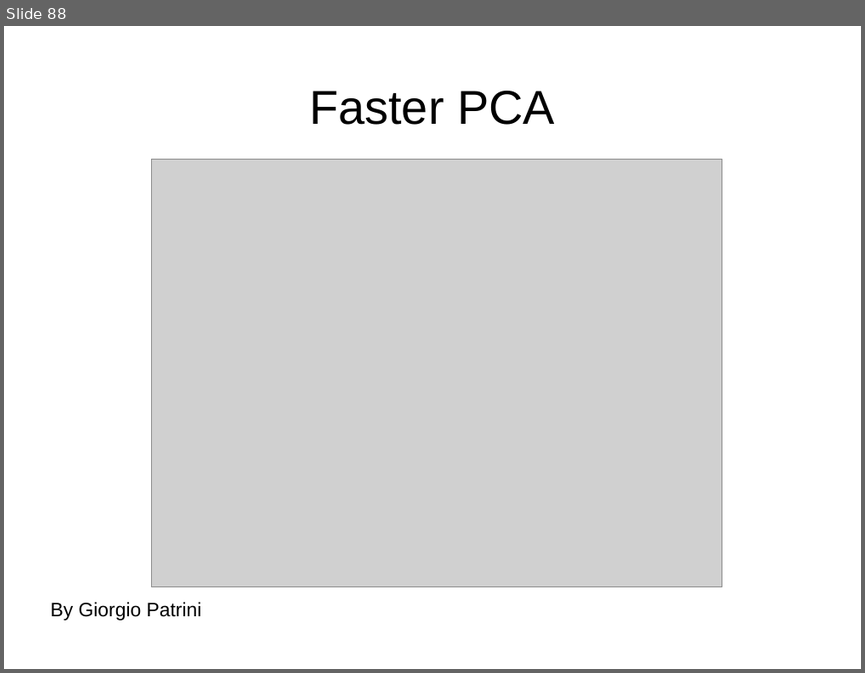
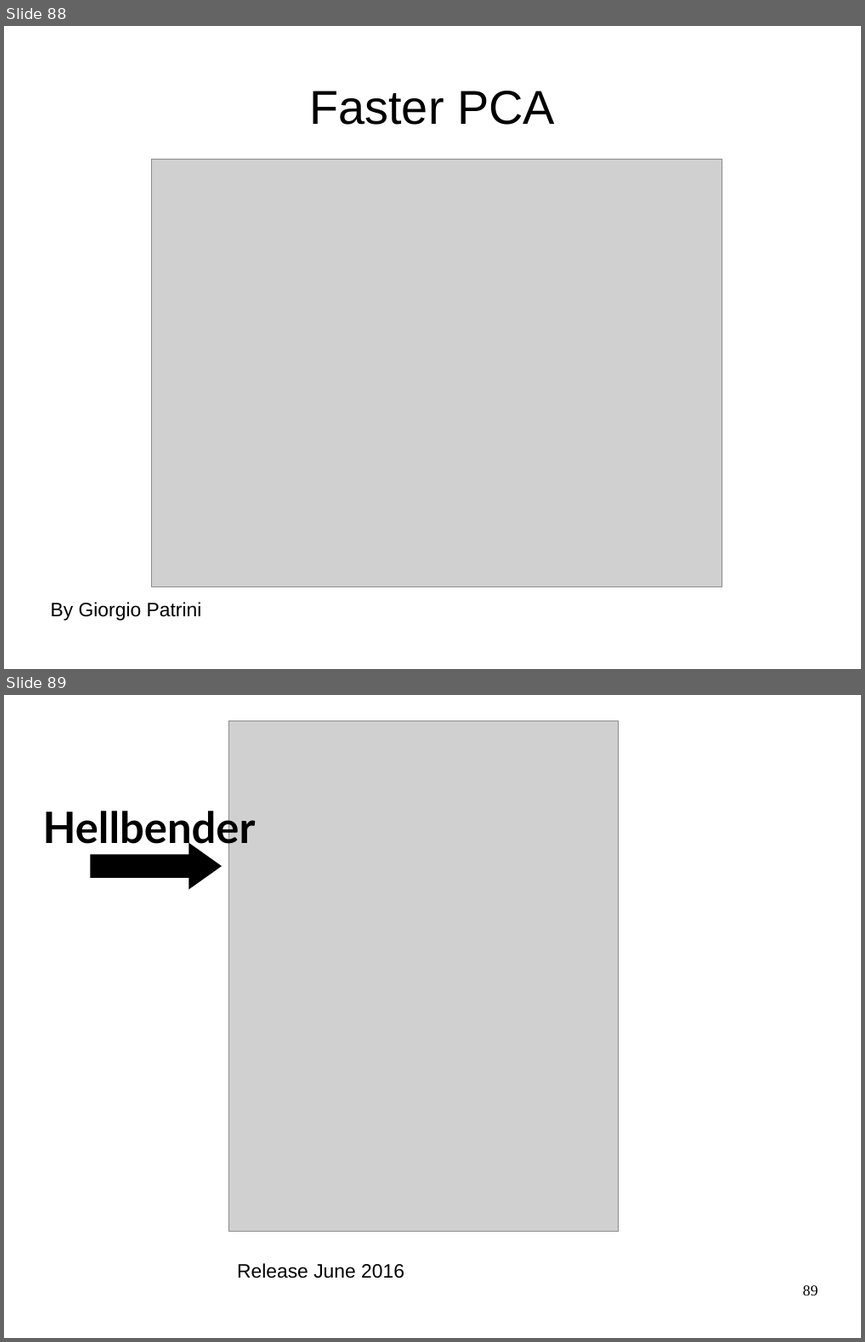
Before and after one commit to amueller/advanced-sklearn-boston-nlp-2016, a slide deck: pydata-amsterdam-advanced-sklearn.odp. Shown one above the other, each under a label of ours: slide 88 before the commit, slides 88 and 89 after it. The pictures are 865x673 and 865x1342 pixels, drawn with LibreOffice and Linux fonts; fonts in the diff are those of the drawing; grey boxes stand for pictures. Boxes give left, top, right and bottom in pixels: in the first picture for what was removed or moved away, otherwise in the second. Text is boxed around its words. In the diff, an @@ line names an element or a change of style, - is before the commit and + after.

```diff
--- a/pydata-amsterdam-advanced-sklearn.odp
+++ b/pydata-amsterdam-advanced-sklearn.odp
@@ slide 89 added at <box>4,695,861,1338</box>, background #FFFFFF @@
@@ picture added at <box>228,721,619,1231</box> @@
@@ text added at <box>43,805,256,851</box>, 40 pt, text #000000, bold @@
+Hellbender
@@ right arrow added at <box>91,843,222,890</box>, fill #000000 @@
@@ text added at <box>237,1263,404,1278</box>, 18 pt, text #000000 @@
+Release June 2016
@@ page number added at <box>803,1285,818,1295</box>, 14 pt, text #000000 @@
+89
```
Also in this commit, not shown: 4 slides changed, 1 slide removed, 9 other files.
